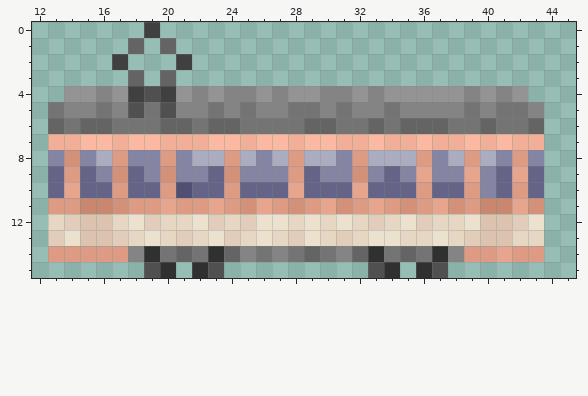
Pixel-art file: src/trams/okayama/7600/oka7600_purchase.aseprite. The picture above is the old version.
76x16 pixels, 1 frame. Shown: x 12..45, y 0..15.
After the commit:
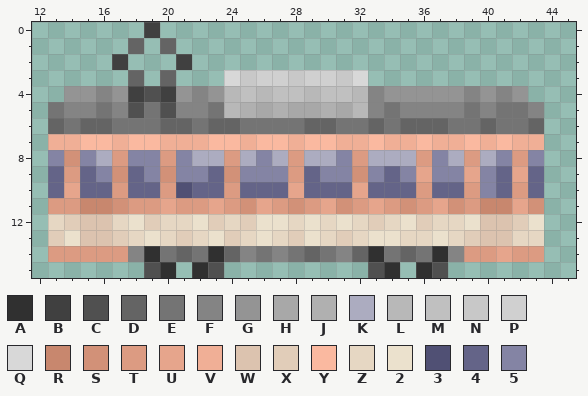
Palette (. is transparent): A #303030  B #404040  C #505050  D #646464  E #747474  F #848484  G #949494  H #a8a8a8  J #b0b0b0  K #acacc0  L #b8b8b8  M #c0c0c0  N #c8c8c8  P #d0d0d0  Q #d8d8d8  R #c8876e  S #d29178  T #dc9b82  U #e6a58c  V #f0af96  W #dcc3af  X #e1cdb9  Y #fab9a0  Z #e6d7c3  2 #ebe1cd  3 #505074  4 #646488  5 #8484a4
Changes in this commit:
Changed rows in their new state; - is an unchanged pixel.
Layer "oka7600":
first column x 24:
 3 QNPPNPPNQ
 4 LMLMMLMML
 5 LJHJHHJHL
Pixel boxes of the changes (left, top, right, bottom) in both pictures:
changed: (224, 70, 368, 118)
